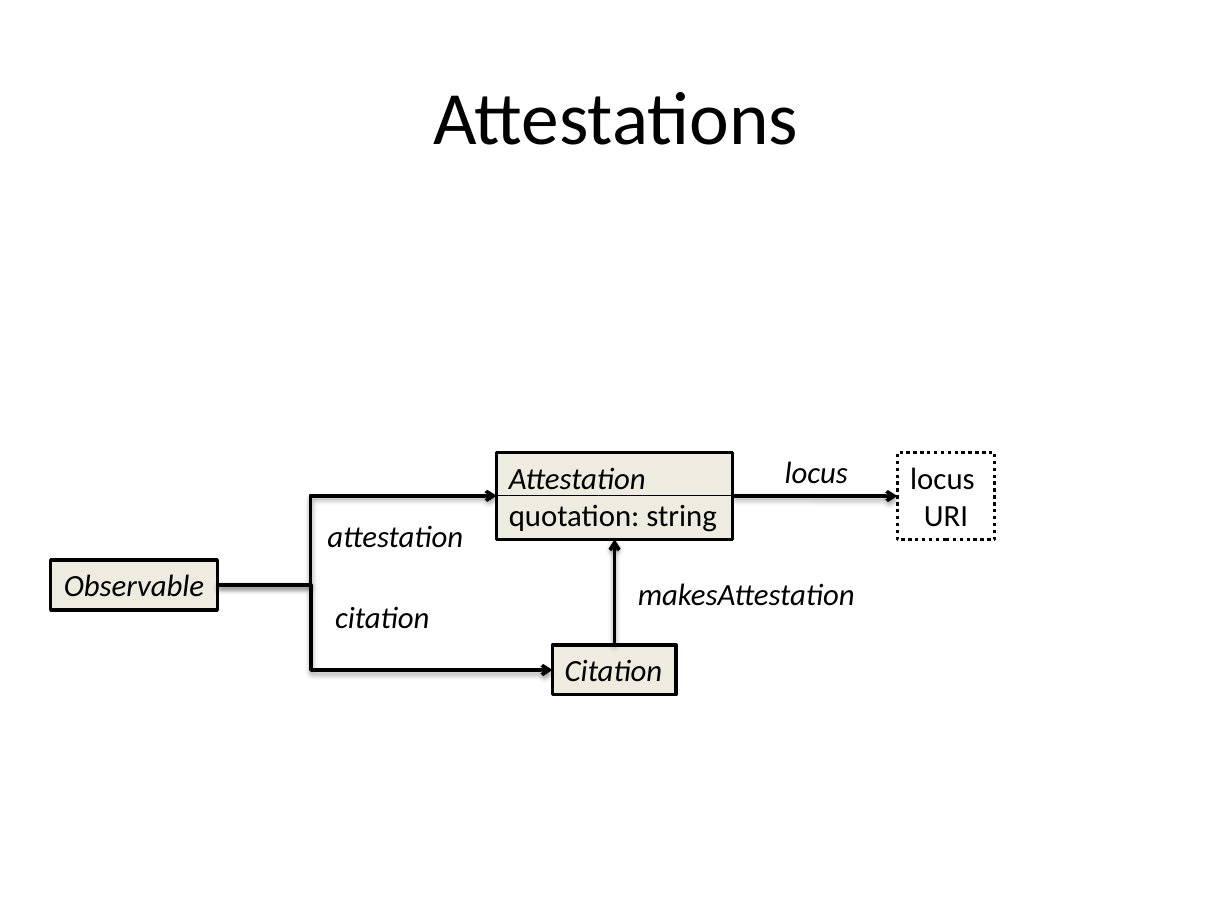
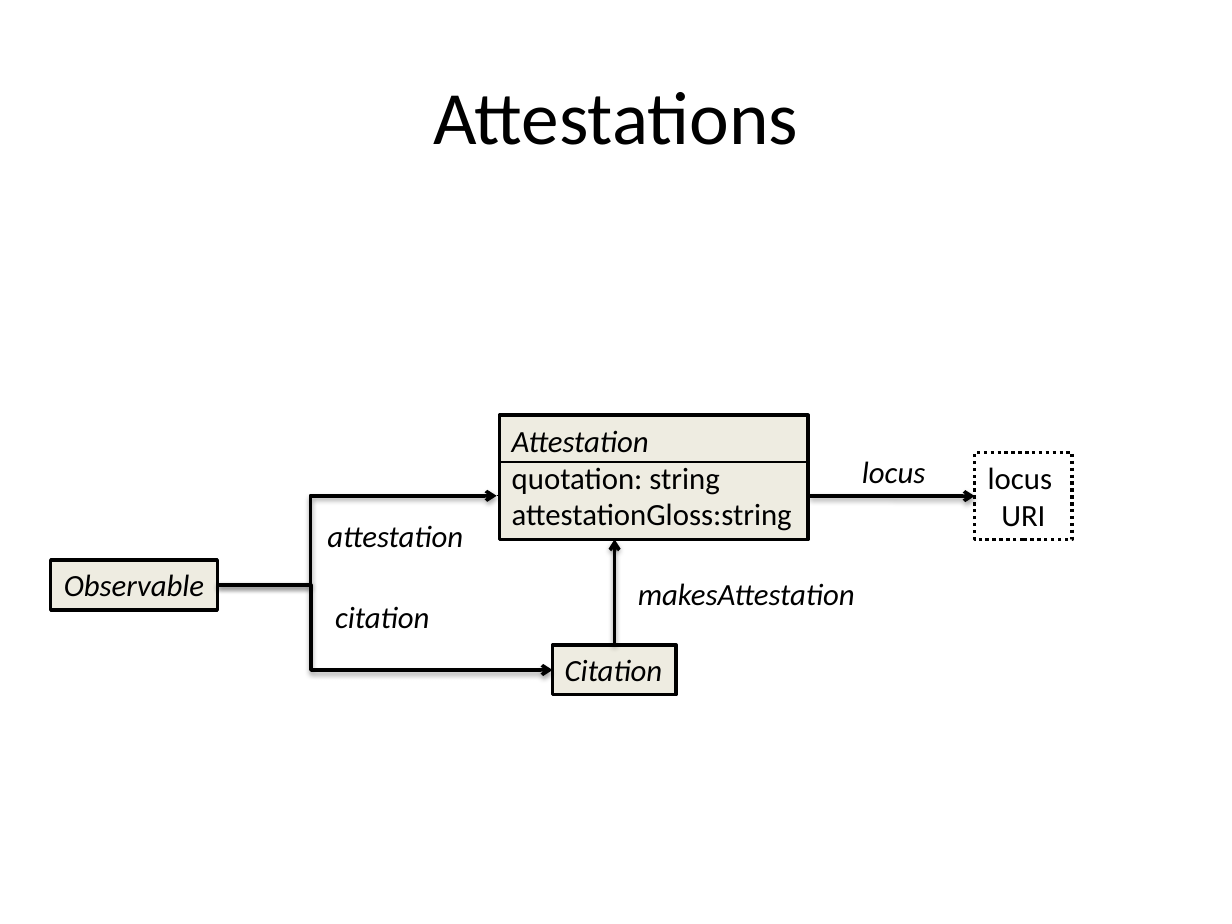
Before and after one commit to ontolex/frequency-attestation-corpus-information, a slide deck: slide 4 of img/source.pptx. Drawn at 1232x924 pixels with LibreOffice and Linux fonts; fonts in the diff are those of the drawing. Boxes give left, top, right and bottom in pixels: in the first picture for what was removed or moved away, otherwise in the second. Text is boxed around its words. In the diff, an @@ line names an element or a change of style, - is before the commit and + after.

Commit message:
added attestationGloss (tbc whether redundant with quotation)

```diff
--- a/img/source.pptx
+++ b/img/source.pptx
@@ rectangle "Attestation": place and size @@
-rectangle "Attestation" at box(496, 452, 732, 540)
+rectangle "Attestation" at box(500, 415, 809, 540)
@@ text "locus": place and size @@
-text "locus" at box(785, 461, 848, 484)
+text "locus" at box(862, 461, 925, 484)
@@ line added from (500, 462) to (808, 462), #000000 0.75 pt @@
@@ rectangle "locus": place and size @@
-rectangle "locus" at box(897, 452, 994, 540)
+rectangle "locus" at box(975, 452, 1072, 540)
@@ text in rectangle at box(512, 503, 792, 531): paragraph added @@
+attestationGloss:string
@@ elbow arrow moved from (732, 495) - (897, 496) to (809, 495) - (975, 496) @@
```
Also in this commit, not shown: 2 other slides changed.
